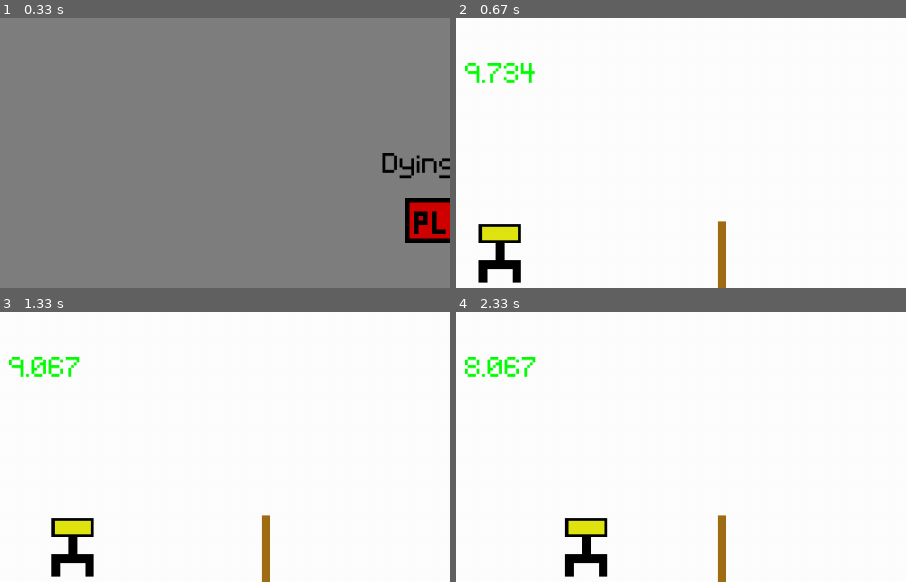
Above: before the commit, frames 1-4 (two rows, left to right).
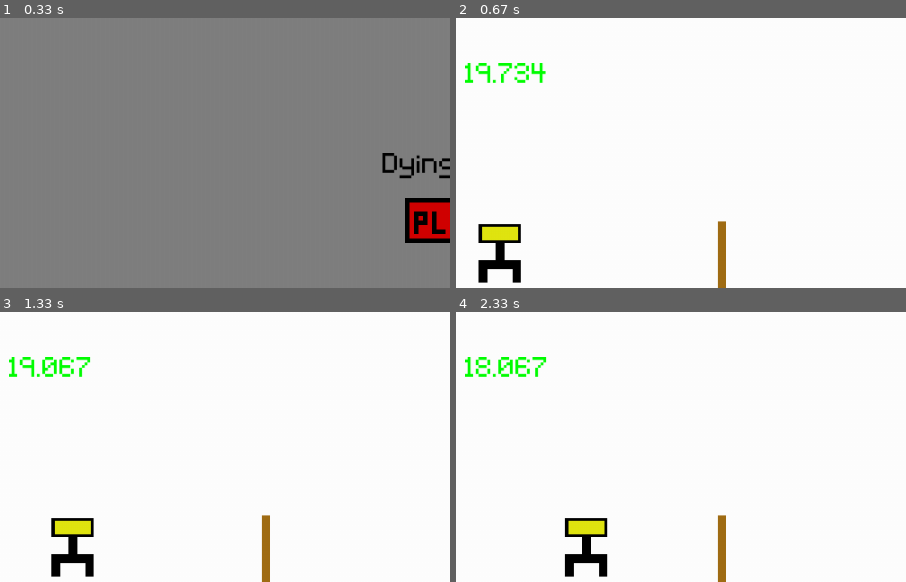
Above: after the commit, the same moments.

Repository: ShaneannX/Dying-Time-Game
Game: pygame game, started from dying_time_game.py
Two runs of this game, one before a commit and one after it. Both use one fixed random seed, a clock stepped at 60 frames per second and the inputs below.
Inputs (mouse positions are % of the whole screen's width and height, from its top left):
- Up to frame 1 (0.33 s): no input
- Up to frame 2 (0.67 s): click (50, 37) at 0.38 s
- Up to frame 3 (1.33 s): tap D at 0.67, 1 s
- Up to frame 4 (2.33 s): tap D at 1.4, 1.7, 1.95, 2.28 s
The pictures show only the part of the screen within x 0-50%, y 0-50%; the shares and areas given below are measured in that part.

Frame 1 is identical in both runs. In frame 2, 0.8% of the frame differs, in the area x 2-20%, y 16-25%; in frame 3, 0.8%; in frame 4, 0.8%.

Commit message:
added interface and abstract class to Characters class, Door class and Questions class

Diff:
--- a/Classes/Characters.py
+++ b/Classes/Characters.py
@@ -1,6 +1,23 @@
 import pygame
-# Parent class for reusability
-class Characters:
+from abc import ABC, abstractmethod
+
+#Characters Interface as a pure contract
+
+class CharacterInterface(ABC):
+    @abstractmethod
+    def draw(self, surface : object):
+        pass
+
+    @abstractmethod
+    def move(self):
+        pass
+
+    @abstractmethod
+    def reset(self):
+        pass
+
+
+class AbstractCharacters(CharacterInterface):
     def __init__(self, name=None, age=None):
         # Conditions if attributes needs to be overriden
         if name is None:
@@ -19,10 +36,46 @@
         self.DEFAULT_IMAGE_SIZE = (100,100)
         # Characters positions
         self.inital_position = (0,200)
-        self.position = self.inital_position
+        self.position = pygame.Rect(0,200,50,50)
+        self.collision_rect = pygame.Rect(0,0,50,50)
+        self.collision_rect.center = self.position.center
+        self.stop_player = False
+
+    # Methods to pass to subclasses
+    def move(self):
+        if self.stop_player == False:
+            self.position.x += 1000 * self.delta_time
+            self.collision_rect.center = self.position.center
+
+    # Retrieves the players position.
+    def get_player_position(self):
+        """
+        Returns players position
+        """
+        return self.position.x
+
+    # Stops player from moving
+    def stop(self):
+        self.stop_player = True
+
+    # Method to unlock door which allows the player to move again.
+    def unlocked_door(self):
+        self.stop_player = False
+
+    # Abstract methods that subclasses must have.
+    @abstractmethod
+    def draw(self, surface):
+        pass
+
+    @abstractmethod
+    def reset(self):
+        pass
+
+
+
 
 # Subclass of Characters.
-class Player(Characters):
+class Player(AbstractCharacters):
     def __init__(self, name : str, age: int):
         super().__init__(name=None, age=None)
         # Overides parent attribue
@@ -32,47 +85,24 @@
         self.player = pygame.image.load('graphics\Player\player_static.png').convert_alpha()
         self.player = pygame.transform.scale(self.player, self.DEFAULT_IMAGE_SIZE)
         self.position = self.player.get_rect(topleft = self.inital_position)
-        # Hitbox for the player that is more accurate then the players position.
-        self.player_collision_rect = pygame.Rect(0, 0, 50, 50)
-        self.player_collision_rect.center = self.position.center
-        # Condition check for the players ability to move or not.
-        self.stop_player = False
 
     # Method to draw player onto the screen
     def draw(self, surface : object):
         surface.blit(self.player,self.position)
+        self.collision_rect.center = self.position.center
 
-    # Moves player to the right is self.stop_player is False
-    def advance(self):
-        if self.stop_player == False:
-            self.position.x += 1000 * self.delta_time
-            self.player_collision_rect.center = self.position.center
-    # Stops player from moving
-    def stop(self):
-        self.stop_player = True
-    # Method to unlock door which allows the player to move again.
-    def unlocked_door(self):
-        self.stop_player = False
-    # Retrieves the players position.
-    def get_player_position(self):
-        """
-        Returns players position
-        """
-        return self.position.x
-
-    # Allows to set the players position.
+     # Allows to set the players position.
     def set_position(self, position_x):
         self.position = self.player.get_rect(topleft = (position_x))
 
     # Resets the class to its inital states.
     def reset(self):
         self.position = self.player.get_rect(topleft=self.inital_position)
-        self.player_collision_rect.center = self.position.center
+        self.collision_rect.center = self.position.center
         self.stop_player = False
 
-
 # Subclass of Characters
-class Hunter(Characters):
+class Hunter(AbstractCharacters):
     def __init__(self, name : str, age : int):
         super().__init__(name=None, age=None)
         # Overides parent attribue
@@ -82,23 +112,18 @@
         self.hunter = pygame.image.load('graphics\Hunter\hunter_static.png').convert_alpha()
         self.hunter = pygame.transform.scale(self.hunter, self.DEFAULT_IMAGE_SIZE)
         self.position = self.hunter.get_rect(topleft = (0, 200))
-        # Sets up hunters hitbox
-        self.hunter_collision_rect = pygame.Rect(0, 0,50,50)
-        self.hunter_collision_rect.center = self.position.center
+
     # Displays hunter on the screen
     def draw(self, surface: object):
         surface.blit(self.hunter,self.position)
-        self.hunter_collision_rect.center = self.position.center
+        self.collision_rect.center = self.position.center
     # Returns a boolean if hunter has captured player.
     def captured_player(self, player_pos):
-        return self.hunter_collision_rect.colliderect(player_pos)
+        return self.collision_rect.colliderect(player_pos)
     # Sets up hunters position to be a certain distance from the player when initalised.
     def start_position(self, player_pos : object):
         self.position.x = player_pos.x - 150
-    # Hunters movement towards the player
-    def advance_to_player(self):
-        self.position.x += 1000 * self.delta_time
-    # Resets hunter to its inital states.
+    # Reset Hunter class to its inital states.
     def reset(self):
         self.position.x = 0
-        self.hunter_collision_rect.center = self.position.center
+        self.collision_rect.center = self.position.center
--- a/Classes/Door.py
+++ b/Classes/Door.py
@@ -1,5 +1,47 @@
 import pygame
-class Door:
+from abc import ABC, abstractmethod
+
+class DoorInterface(ABC):
+    @abstractmethod
+    def lock(self):
+        pass
+
+    @abstractmethod
+    def unlock(self):
+        pass
+
+    @abstractmethod
+    def draw(self, surface : object):
+        pass
+
+    @abstractmethod
+    def get_door_state(self):
+        pass
+
+    @abstractmethod
+    def reset(self):
+        pass
+class AbstractDoor(ABC):
+    def __init__(self, is_locked=True):
+        self.is_locked = is_locked
+
+    def lock(self):
+        self.is_locked = True
+
+    def unlock(self):
+        self.is_locked = False
+
+    def get_door_state(self):
+        return self.is_locked
+
+    def reset(self):
+        self.is_locked = True
+
+    @abstractmethod
+    def draw(self, surface):
+        pass
+
+class Door(AbstractDoor):
     def __init__(self, position : tuple, image : str, target_screen : str, is_locked = True):
         """
         Creates Door object
@@ -14,7 +56,6 @@
         self.collision_rect = pygame.Rect(0, 0, 20, 90)
         self.collision_rect.center = self.door_rect.center
         self.target_screen = target_screen
-        self.is_locked = is_locked
 
     # Method that returns a boolean to check if door is locked and player is trying to walk through it.
     def stops_player(self, player_position : object):
@@ -27,13 +68,6 @@
     def draw(self, surface : object):
         surface.blit(self.door, self.door_rect)
 
-    # Method to unlock the door
-    def unlock(self):
-        self.is_locked = False
-    # Method to reset the door to its inital state.
-    def reset(self):
-        self.is_locked = True
-
 # Subclass of door, inheriting the parent class but overriding the is_lock attribute o False
 class SafeZone(Door):
     def __init__(self, position : tuple, image : str, target_screen : str, is_locked=False):
--- a/Classes/GameManager.py
+++ b/Classes/GameManager.py
@@ -18,7 +18,6 @@
         ]
         self.countdown = Countdown(self)
         # To randomise the questions
-        self.question_number = random.randint(0, 2)
 
         # Set up relative screens by initalising the screen classes
         self.screens = {
@@ -26,7 +25,7 @@
             'start': StartGame(self.player, self.doors, (255,255,255), self),
             'game_over': GameOver(255,0,0),
             'escaped': Escaped((0,255,0), self),
-            'unlock_door': UnlockDoor(self.hunter,self.player,self.doors,self, self.question_number, self.countdown)
+            'unlock_door': UnlockDoor(self.hunter,self.player,self.doors,self, self.countdown)
         }
 
         # Makes sure to start off with the Menu screen
--- a/Classes/Questions.py
+++ b/Classes/Questions.py
@@ -1,15 +1,51 @@
 
-class Questions:
+from abc import ABC, abstractmethod
+
+# Interface for Questions so each subclass must have following methods.
+class QuestionInterface(ABC):
+    @abstractmethod
+    def get_question(self, question_number):
+        pass
+
+    @abstractmethod
+    def set_question(self, question, answer):
+        pass
+
+    @abstractmethod
+    def check_answer(self, question_number, answer):
+        pass
+
+# Abstract for Questions, to share attribute and logic. Has abstract methods to be overridden by different question classes.
+class AbstractQuestions(QuestionInterface):
+    def __init__(self):
+        self.questions = []
+        self.answers = []
+
+    def set_question(self, question, answer):
+        self.questions.append(question)
+        self.answers.append(answer)
+
+    @abstractmethod
+    def get_question(self, question_number):
+        return super().get_question(question_number)
+
+    @abstractmethod
+    def check_answer(self, question_number, answer):
+        return super().check_answer(question_number, answer)
+
+# Class for holding TriviaQuestions, inherits the abstract class to overright the abstract methods and inherits set_question method.
+class TriviaQuestions(AbstractQuestions):
     def __init__(self):
         # An array of questions and answers
-        self.questions = ["What is another word for 'Hello'?", "What is the capital of Latvia?", "What is PI to 2 decimal places?"]
-        self.answers = ["Hey", "Riga", "3.14"]
+        self.questions = ["What planet is known as the Red Planet?", "What is the capital of Latvia?", "What is PI to 2 decimal places?", "Which ocean is the largest in the world?", "How many legs does a spider have?"]
+        self.answers = ["Mars", "Riga", "3.14", "Pacific Ocean", "8"]
     # Method to retrieve the question
     def get_question(self, question_number):
         return self.questions[question_number]
+    # Method to add question with answer.
+    def set_question(self, question, answer):
+        self.questions.append(question)
+        self.answers.append(answer)
     # Returns boolean after checking if answer is correct by the questions index.
     def check_answer(self, question_number, answer):
-        if answer == self.answers[question_number]:
-            return True
-        else:
-            return False
+        return answer == self.answers[question_number]
--- a/Classes/Screen.py
+++ b/Classes/Screen.py
@@ -1,14 +1,28 @@
 import pygame
 from Classes.Characters import Player, Hunter
 from Classes.Door import Door
-from Classes.Questions import Questions
+from Classes.Questions import TriviaQuestions
 from Classes.Time import Countdown
-
+from abc import ABC, abstractmethod
+import random
 # Parent class for screen customisation
-class BaseScreen:
+
+class BaseScreen(ABC):
     def __init__(self):
         self.font = pygame.font.Font('font/Pixeltype.ttf',50)
         pygame.display.set_caption("Dying Time")
+
+    @abstractmethod
+    def draw(self,surface : object):
+        pass
+
+    @abstractmethod
+    def update(self):
+        pass
+
+    @abstractmethod
+    def handle_event(self, event : object, manager :object):
+        pass
 
 # Inherits BaseScreen for attribute
 class Menu(BaseScreen):
@@ -55,23 +69,23 @@
         if event.type == pygame.KEYDOWN:
             if event.key == pygame.K_d:
                 # Only when 'd' key is pressed the player will move to the right
-                self.player.advance()
+                self.player.move()
 
     # Update method for conditional checks and screen management.
     def update(self):
 
         for door in self.doors:
             # Checks each door if the player collision rect collides with the door with it.
-            if door.stops_player(self.player.player_collision_rect):
+            if door.stops_player(self.player.collision_rect):
                 # Stop player from moving forward showing the door is locked.
                 self.player.stop()
 
             # Condition to check if door is locked and player is colliding with the door.
-            if door.is_locked and door.stops_player(self.player.player_collision_rect):
+            if door.is_locked and door.stops_player(self.player.collision_rect):
                 # Call game manager method to switch screen for player to try and unlock the door.
                 self.manager.switch_screen("unlock_door")
         # Condition to check if player reached safezone
-        if self.safezone.check_collision(self.player.player_collision_rect):
+        if self.safezone.check_collision(self.player.collision_rect):
             # Call game manager method to switch to winner screen.
             self.manager.switch_screen("escaped")
 
@@ -84,17 +98,15 @@
 
 # Inherits from BaseScreen for attributes
 class UnlockDoor(BaseScreen):
-    def __init__(self, hunter : object ,player : object, doors : object, manager : object, question_number : int, countdown : object):
+    def __init__(self, hunter : object ,player : object, doors : object, manager : object, countdown : object):
         super().__init__()
         # Retrieves initalised classes passed in from arguments.
         self.player= player
         self.hunter = hunter
         self.doors = doors
         self.countdown = countdown
-        self.question_number = question_number
-
-        # Initalise the Questions class
-        self.questions = Questions()
+        self.questions = TriviaQuestions()
+        self.question_number = random.randint(0, 4)
         # Sets user input, input box, question with customisations
         self.user_input = ''
         self.input_rect = pygame.Rect(350,150,140,32)
@@ -102,9 +114,8 @@
         self.colour_passive = pygame.Color('chartreuse4')
         self.textbox_colour = self.colour_passive
         self.base_font = pygame.font.Font(None, 32)
-        self.question_number = question_number
+        self.active = False
         self.question_text = self.base_font.render(self.questions.get_question(self.question_number), True, (255, 255, 255))
-        self.active = False
         # Sets answer to inital user input
         self.answer = self.user_input
         # initalise game manager from the argument.
@@ -114,6 +125,7 @@
 
     # Method to check whilst game is running.
     def update(self):
+        self.question_text = self.base_font.render(self.questions.get_question(self.question_number), True, (255, 255, 255))
         # Only runs if answer is given
         if len(self.answer) > 0:
             # Method from questions class to check if answer is correct.
@@ -131,15 +143,18 @@
                 # countdown class method is invoked to add 10 seconds to the timer.
                 self.countdown.add_time(10)
                 # Game manager method is invoked to switch back to the game screen.
+                self.question_number = random.randint(0, 4)
                 self.manager.switch_screen("start")
             else:
                 # If answer is incorrect, the hunter will move closer to the player.
-                self.hunter.advance_to_player()
+                self.hunter.move()
                 # Answer is returned to inital state.
                 self.answer = self.user_input
         # Checks if hunter has collided with the player
-        if self.hunter.captured_player(self.player.player_collision_rect):
+        if self.hunter.captured_player(self.player.collision_rect):
             # If true then manager method is invoked to change to game over screen.
+            self.user_input = ''
+            self.question_number = random.randint(0, 4)
             self.manager.switch_screen("game_over")
 
     # Handles if certain events happens whilst the game is running.
--- a/Classes/Time.py
+++ b/Classes/Time.py
@@ -12,7 +12,7 @@
         # gets inital timer for when game starts
         self.start_timer = pygame.time.get_ticks()
         # Time player gets in miliseconds
-        self.duration = 10000
+        self.duration = 20000
         # Time from game started
         self.elapsed_time = pygame.time.get_ticks() - self.start_timer
         # Countdown time in seconds.
@@ -53,5 +53,5 @@
     def reset(self):
         self.start_timer = pygame.time.get_ticks()
         self.elapsed_time = pygame.time.get_ticks() - self.start_timer
-        self.duration = 10000
+        self.duration = 20000
         self.countdown = (self.duration - self.elapsed_time) / 1000
